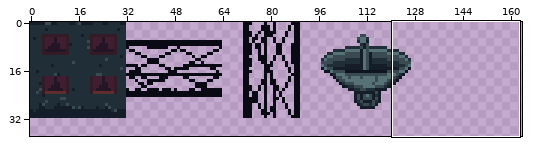
Edited in one commit: pixel-art file (TK/Assets/Sprites/World/wall_sheet.aseprite). The first picture is a wide view before the edit; the outline marks the close-up.
Close-up. Before:
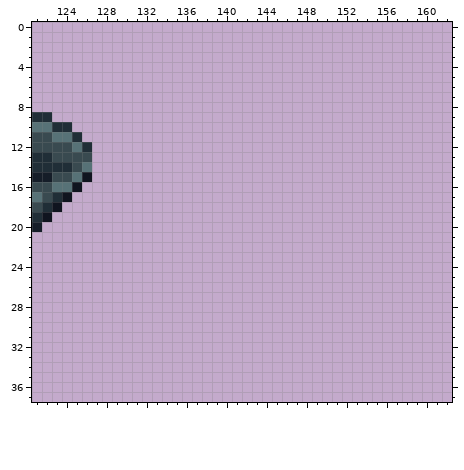
256x256 pixels, 1 frame. Shown: x 121..162, y 0..37. The wide view leaves out empty margins.
After:
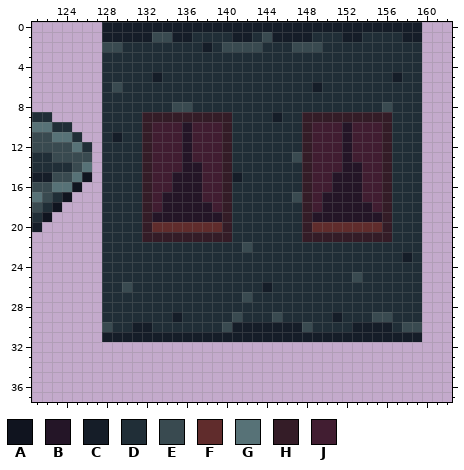
Palette (. is transparent): A #10141f  B #241527  C #151d28  D #202e37  E #394a50  F #602c2c  G #577277  H #341c27  J #411d31
The edit:
Layer "Layer 1":
y 0: x 128..159 ................................ -> CCCCCCCCCCCCCCCCCCCCCCCCCCCCCCCC
y 1: x 128..159 ................................ -> CCCCCEECCDDDDCCDECCCCDDDCCDDDDCC
y 2: x 128..159 ................................ -> EEDDDDDDDDCDEEEEDDDEEEDDDDDDDDDD
y 3..4: x 128..159 ................................ -> DDDDDDDDDDDDDDDDDDDDDDDDDDDDDDDD
y 5: x 128..159 ................................ -> DDDDDCDDDDDDDDDDDDDDDDDDDDDDDCDD
y 6: x 128..159 ................................ -> DEDDDDDDDDDDDDDDDDDDDCDDDDDDDDDD
y 7: x 128..159 ................................ -> DDDDDDDDDDDDDDDDDDDDDDDDDDDDDDDD
y 8: x 128..159 ................................ -> DDDDDDDEEDDDDDDDDDDDDDDDDDDDEDDD
y 9: x 128..159 ................................ -> DDDDHHHHHHHHHDDDDCDDHHHHHHHHHDDD
y 10: x 128..159 ................................ -> DDDDHJJJBJJJHDDDDDDDHJJJBJJJHDDD
y 11: x 128..159 ................................ -> DCDDHJJJBJJJHDDDDDDDHJJJBJJJHDDD
y 12: x 128..159 ................................ -> DDDDHJJJBJJJHDDDDDDDHJJJBJJJHDDD
y 13: x 128..159 ................................ -> DDDDHJJJBJJJHDDDDDDEHJJJBJJJHDDD
y 14: x 128..159 ................................ -> DDDDHJJJBBJJHDDDDDDDHJJJBBJJHDDD
y 15: x 128..159 ................................ -> DDDDHJJBBBJJHCDDDDDDHJJBBBJJHDDD
y 16: x 128..159 ................................ -> DDDDHJJBBBJJHDDDDDDDHJJBBBJJHDDD
y 17: x 128..159 ................................ -> DDDDHJBBBBJJHDDDDDDEHJBBBBJJHDDD
y 18: x 128..159 ................................ -> DDDDHJBBBBBJHDDDDDDDHJBBBBBJHDDD
y 19: x 128..159 ................................ -> DDDDHBBBBBBBHDDDDDDDHBBBBBBBHDDD
y 20: x 128..159 ................................ -> DDDDHFFFFFFFHDDDDDDDHFFFFFFFHDDD
y 21: x 128..159 ................................ -> DDDDHHHHHHHHHDDDDDDDHHHHHHHHHDDD
y 22: x 128..159 ................................ -> DDDDDDDDDDDDDDEDDDDDDDDDDDDDDDDD
y 23: x 128..159 ................................ -> DDDDDDDDDDDDDDDDDDDDDDDDDDDDDDCD
y 24: x 128..159 ................................ -> DDDDDDDDDDDDDDDDDDDDDDDDDDDDDDDD
y 25: x 128..159 ................................ -> DDDDDDDDDDDDDDDDDDDDDDDDDEDDDDDD
y 26: x 128..159 ................................ -> DDEDDDDDDDDDDDDDCDDDDDDDDDDDDDDD
y 27: x 128..159 ................................ -> DDDDDDDDDDDDDDEDDDDDDDDDDDDDDDDD
y 28: x 128..159 ................................ -> DDDDDDDDDDDDDDDDDDDDDDDDDDDDDDDD
y 29: x 128..159 ................................ -> DDDDDDDCDDDDDEDDDEDDDDDCDDDEEDDD
y 30: x 128..159 ................................ -> EDDCCDDDDDDDECCCCCCCEDDDDCCCCDEE
y 31: x 128..159 ................................ -> CCCCCCCCCCCCCCCCCCCCCCCCCCCCCCCC
Where, in picture pixels (left, top, right, bottom), the same in both close-ups:
added: (102, 22, 422, 342)
